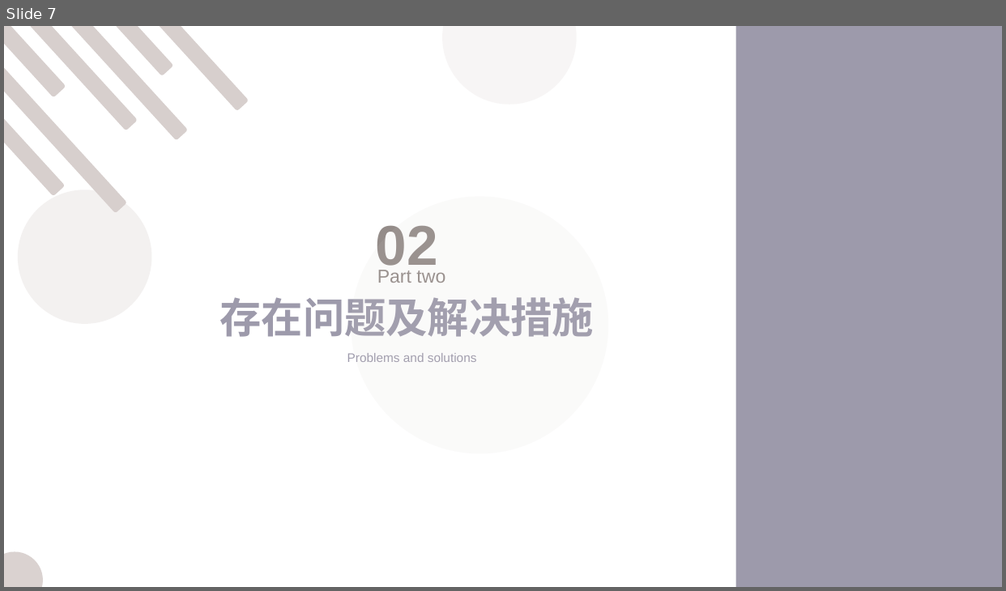
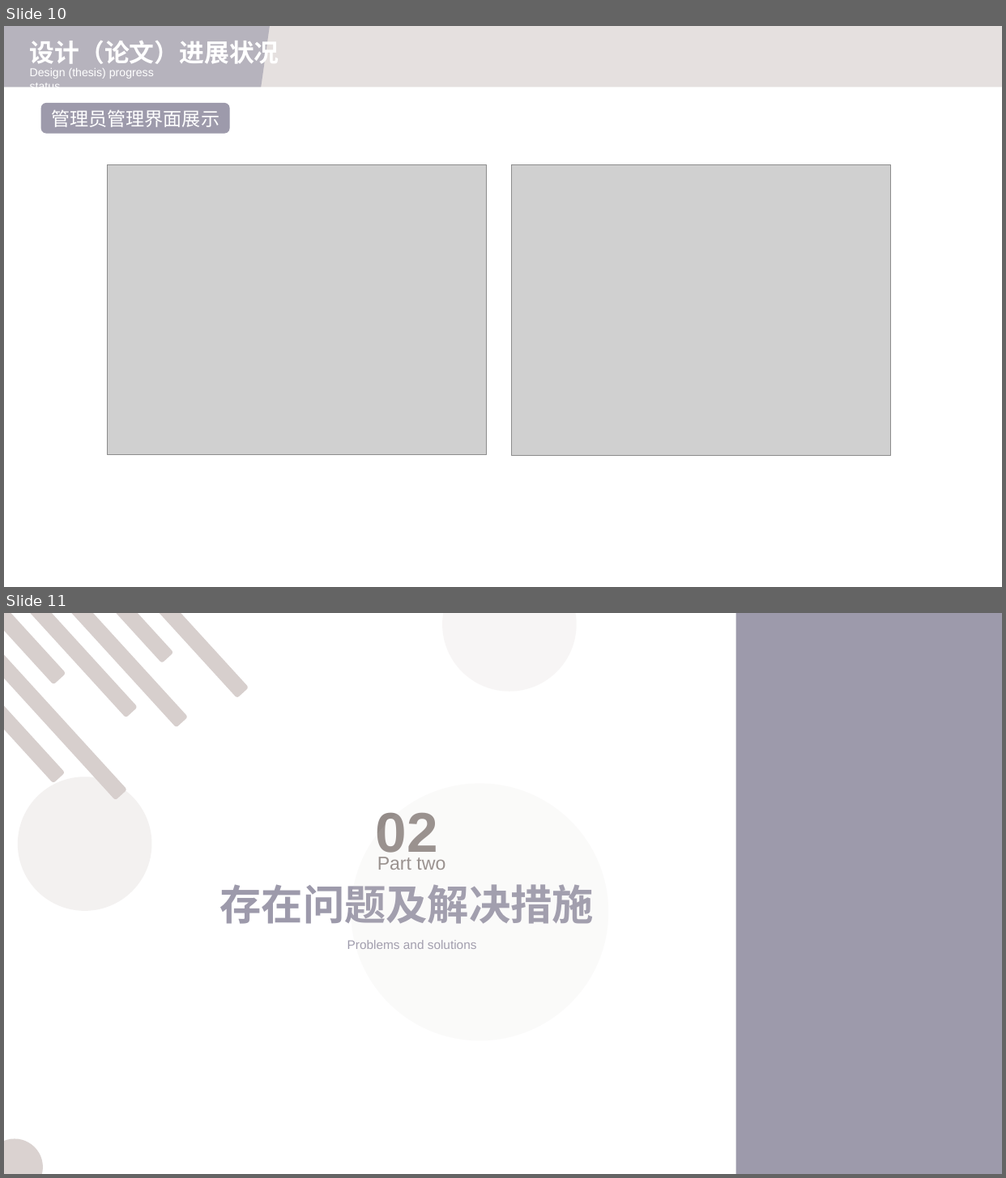
Before and after one commit to JoyJeeo/-, a slide deck: ME/中期答辩/2020032951 张宇涛 中期答辩资料/2020032951 张宇涛 中期答辩.pptx. Shown one above the other, each under a label of ours: slide 7 before the commit, slides 10 and 11 after it. The pictures are 1006x591 and 1006x1178 pixels, drawn with LibreOffice and Linux fonts; fonts in the diff are those of the drawing; grey boxes stand for pictures. Boxes give left, top, right and bottom in pixels: in the first picture for what was removed or moved away, otherwise in the second. Text is boxed around its words. In the diff, an @@ line names an element or a change of style, - is before the commit and + after.

```diff
--- a/ME/中期答辩/2020032951 张宇涛 中期答辩资料/2020032951 张宇涛 中期答辩.pptx
+++ b/ME/中期答辩/2020032951 张宇涛 中期答辩资料/2020032951 张宇涛 中期答辩.pptx
@@ slide 10 added at bbox=[4, 26, 1002, 587], background #FFFFFF @@
@@ group added at bbox=[4, 26, 1002, 88]: 2 texts, 1 rectangle, 1 freeform shape @@
+设计（论文）进展状况
+Design (thesis) progress status
@@ rounded rectangle added at bbox=[41, 103, 229, 133], fill #9D9AAB, outline #9D9AAB 1 pt @@
@@ text added at bbox=[51, 110, 219, 127], 18 pt, text #FFFFFF @@
+管理员管理界面展示
@@ picture added at bbox=[108, 165, 487, 456] @@
@@ picture added at bbox=[512, 165, 891, 456] @@
@@ what was slide 7 is now slide 11 @@
```
Also in this commit, not shown: 3 other slides added, 3 other files.
